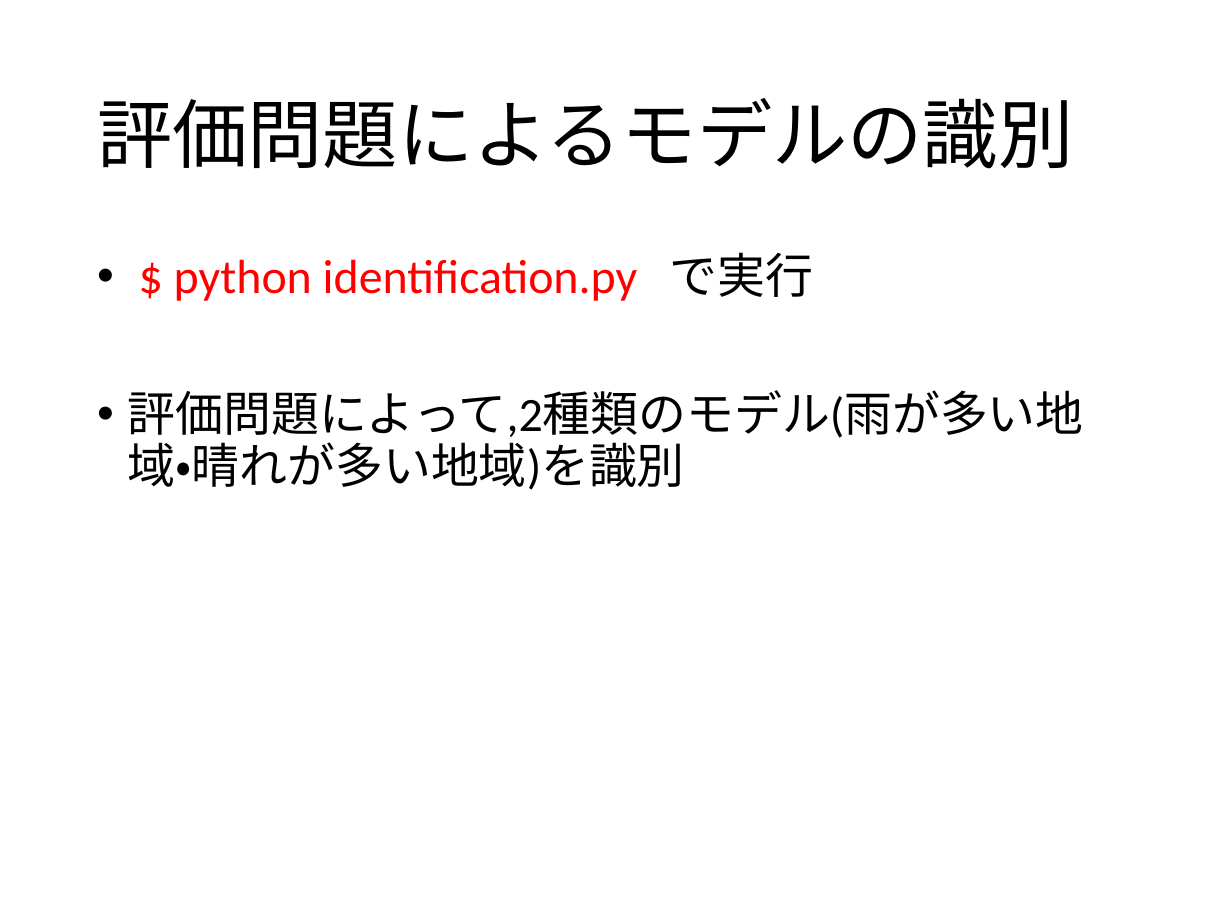
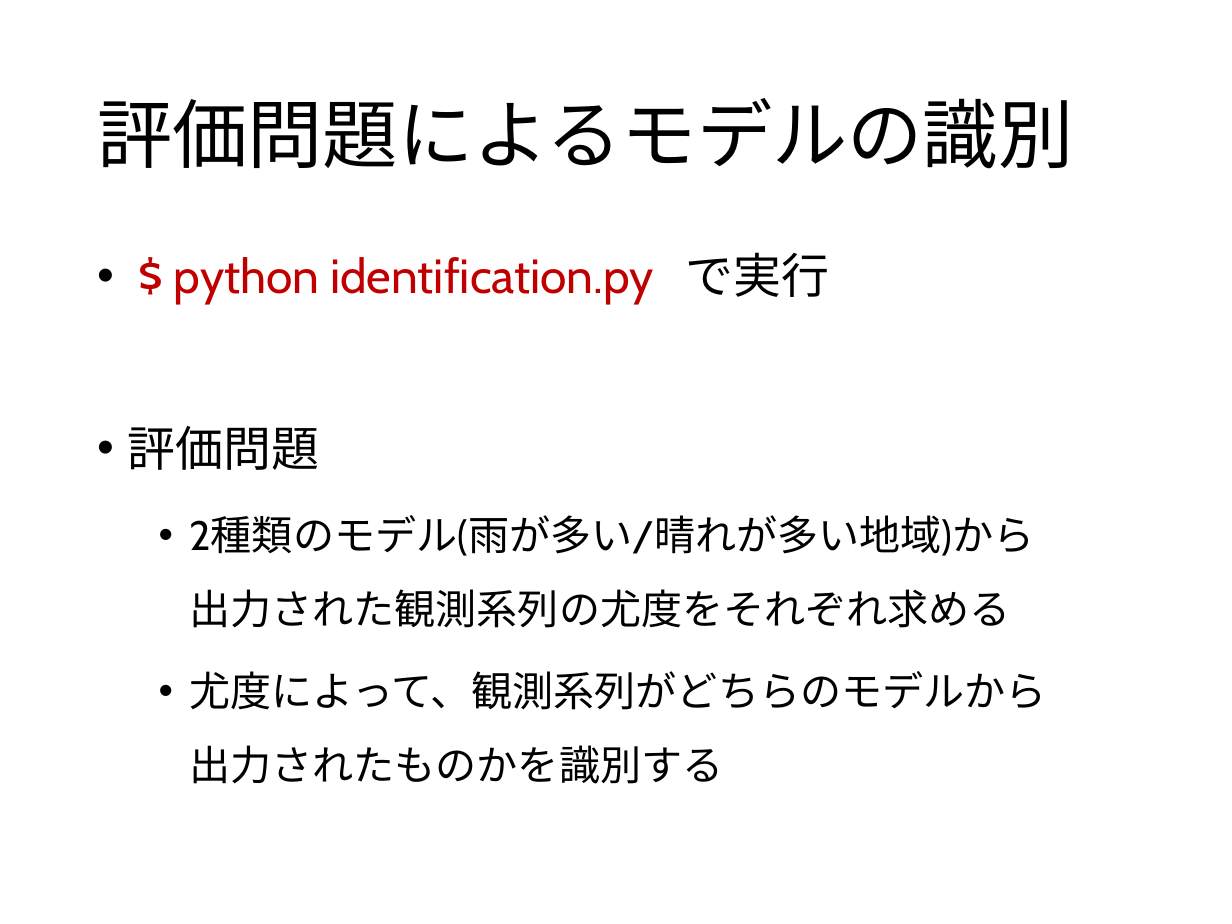
Before and after one commit to 2017B4/rinko, a slide deck: slide 28 of 輪講実習.pptx. Drawn at 1232x924 pixels with LibreOffice and Linux fonts; fonts in the diff are those of the drawing. Boxes give left, top, right and bottom in pixels: in the first picture for what was removed or moved away, otherwise in the second. Text is boxed around its words. In the diff, an @@ line names an element or a change of style, - is before the commit and + after.

```diff
--- a/輪講実習.pptx
+++ b/輪講実習.pptx
@@ text at [174, 252, 830, 304]: font Calibri to Cabin in "$ python identification.py で実行"; text colour #FF0000 to #C00000 in "$ python identification.py" @@
@@ text at [128, 426, 1046, 784]: text changed; size 28 to 24 pt; font Calibri to Cabin @@
-• 評価問題によって,2種類のモデル(雨が多い地域・晴れが多い地域)を識別
+• 評価問題
+  • 2種類のモデル(雨が多い/晴れが多い地域)から
+    出力された観測系列の尤度をそれぞれ求める
+  • 尤度によって、観測系列がどちらのモデルから
+    出力されたものかを識別する
```
Also in this commit, not shown: 30 other slides changed.
